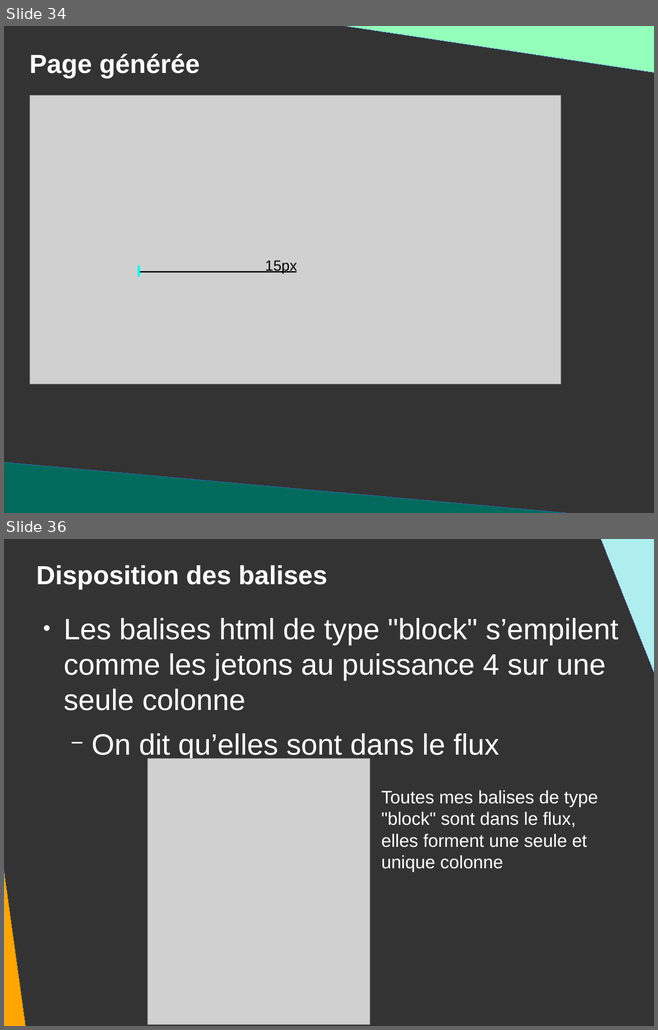
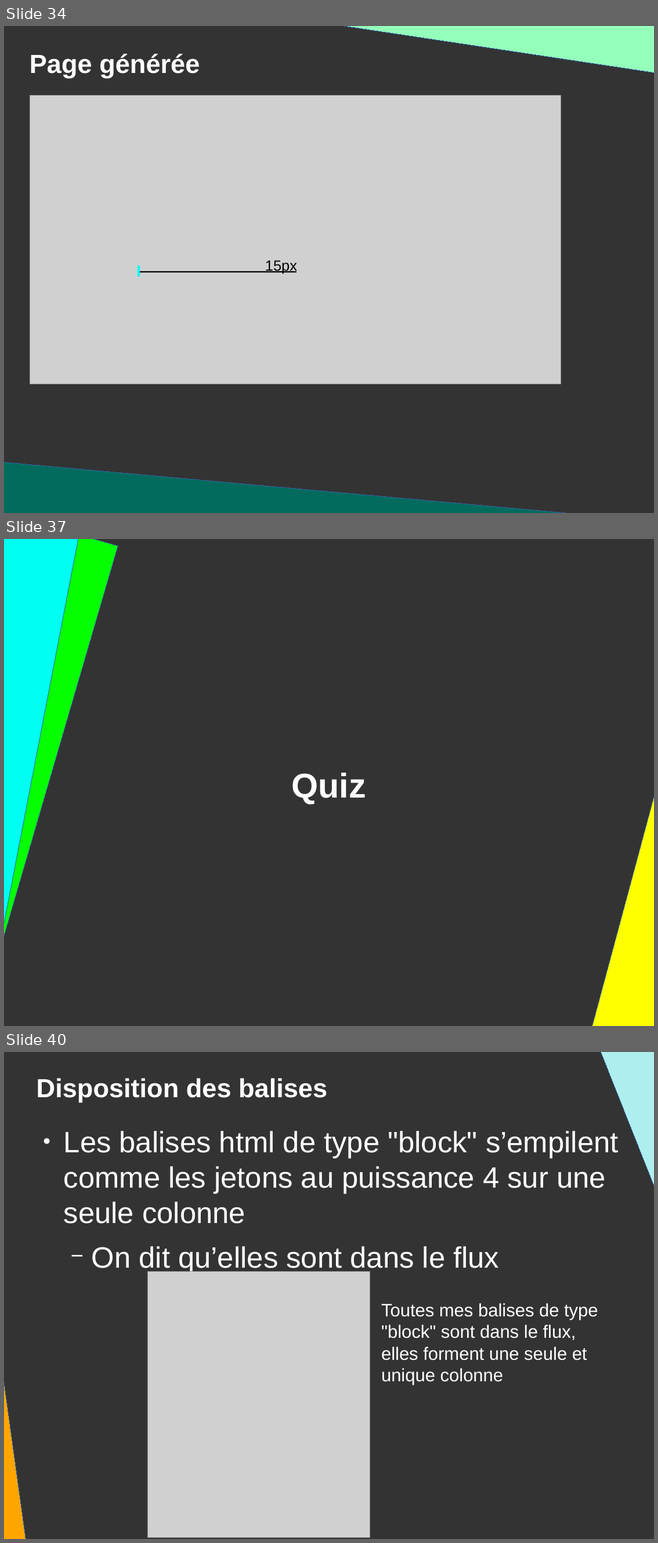
Before and after one commit to DanYellow/presentations, a slide deck: mmi/html/travaux-pratiques/numero-2/presentation.odp. Shown one above the other, each under a label of ours: slides 34 and 36 before the commit, slides 34, 37 and 40 after it; the slides between them are not shown. The pictures are 658x1030 and 658x1543 pixels, drawn with LibreOffice and Linux fonts; fonts in the diff are those of the drawing; grey boxes stand for pictures. Boxes give left, top, right and bottom in pixels: in the first picture for what was removed or moved away, otherwise in the second. Text is boxed around its words. In the diff, an @@ line names an element or a change of style, - is before the commit and + after.

```diff
--- a/mmi/html/travaux-pratiques/numero-2/presentation.odp
+++ b/mmi/html/travaux-pratiques/numero-2/presentation.odp
@@ slide 37 added at bbox=[4, 539, 654, 1026], background #333333 @@
@@ rectangle added at bbox=[4, 539, 118, 941], fill #06FF00, outline #3465A4 0 pt @@
@@ rectangle added at bbox=[4, 539, 81, 940], fill #00FFF3, outline #3465A4 0 pt @@
@@ right triangle added at bbox=[586, 711, 654, 1026], fill #FFFF00, outline #3465A4 0 pt @@
@@ title added at bbox=[292, 773, 366, 804], 42 pt, text #FFFFFF, bold @@
+Quiz
@@ what was slide 36 is now slide 40 @@
```
Also in this commit, not shown: 2 slides changed, 3 other slides added, 3 other files.
